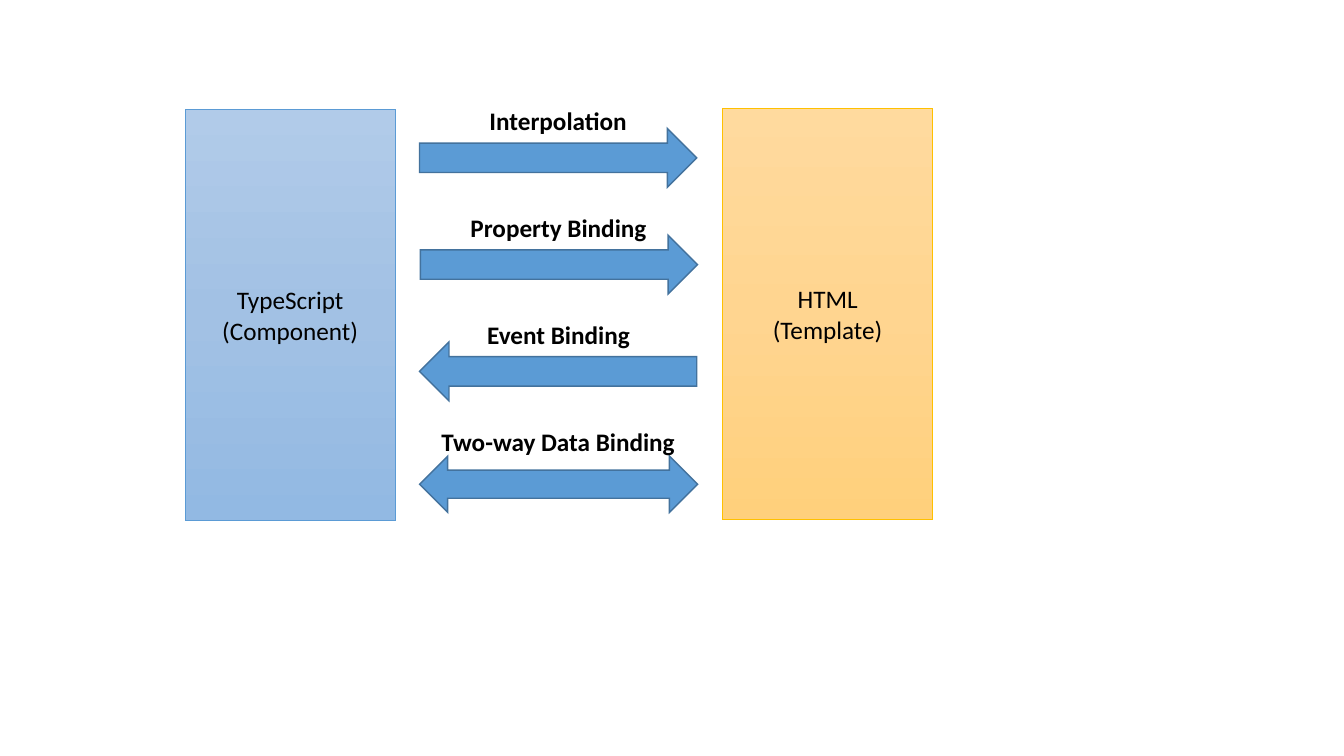
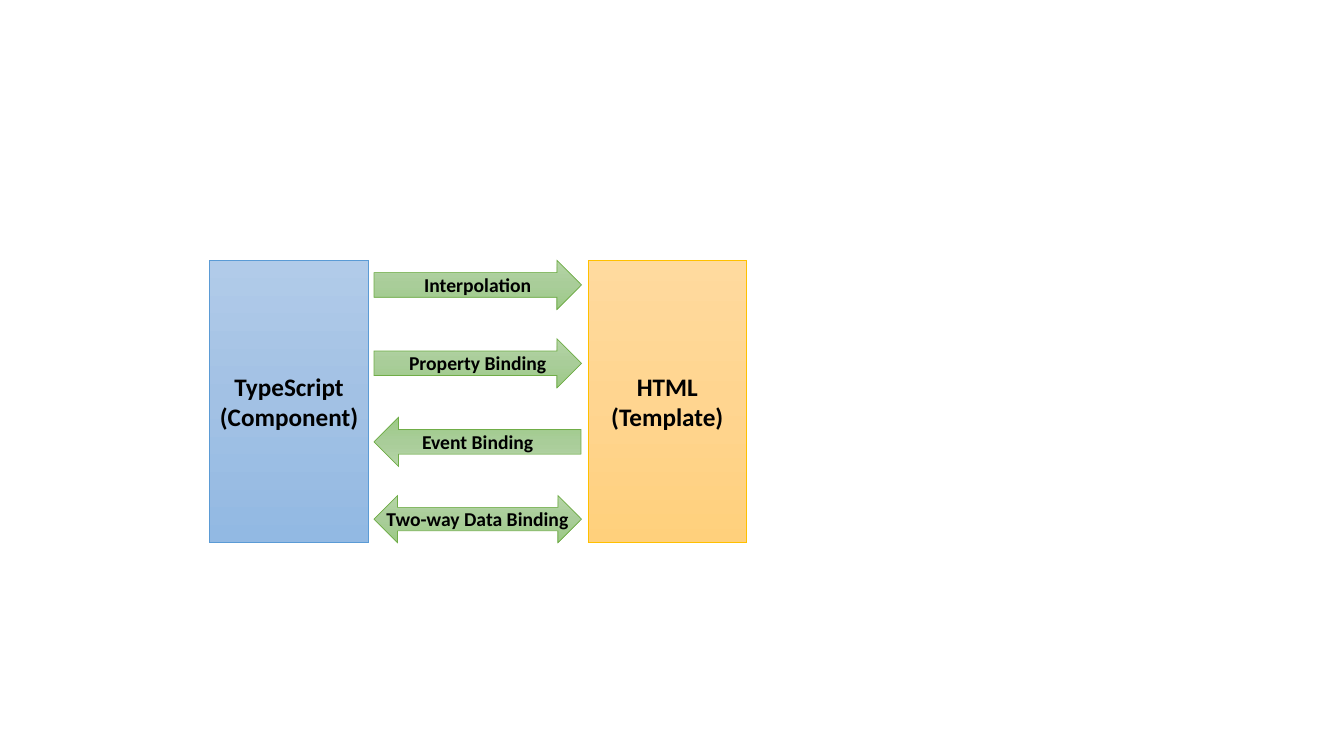
Before and after one commit to johnwu1114/blog-johnwu-cc, a slide deck: slide 10 of source/_assets/Blog動畫.pptx. Drawn at 1344x756 pixels with LibreOffice and Linux fonts; fonts in the diff are those of the drawing. Boxes give left, top, right and bottom in pixels: in the first picture for what was removed or moved away, otherwise in the second. Text is boxed around its words. In the diff, an @@ line names an element or a change of style, - is before the commit and + after.

```diff
--- a/source/_assets/Blog動畫.pptx
+++ b/source/_assets/Blog動畫.pptx
@@ rectangle "TypeScript": place and size @@
-rectangle "TypeScript" at bbox=[186, 109, 395, 520]
+rectangle "TypeScript" at bbox=[210, 260, 368, 542]
@@ rectangle "TypeScript" at bbox=[210, 260, 368, 542]: bold on @@
@@ size 18 to 14 pt in 4 elements at bbox=[386, 512, 569, 532], bbox=[422, 435, 534, 453], bbox=[409, 356, 547, 376], bbox=[424, 278, 531, 298] @@
@@ text "Interpolation": place and size @@
-text "Interpolation" at bbox=[489, 112, 626, 134]
+text "Interpolation" at bbox=[424, 278, 531, 298]
@@ fill #5B9BD5 to gradient #B5D5A7 to #AACE9A to #9CC987; outline #43739E 1 pt to #70AD47 0.5 pt in 4 elements at bbox=[374, 496, 582, 543], bbox=[374, 417, 581, 467], bbox=[374, 339, 582, 388], bbox=[374, 260, 582, 310] @@
@@ right arrow: place and size @@
-right arrow at bbox=[419, 128, 697, 187]
+right arrow at bbox=[374, 260, 582, 310]
@@ rectangle "HTML" at bbox=[588, 260, 746, 542]: bold on @@
@@ rectangle "HTML": place and size @@
-rectangle "HTML" at bbox=[723, 108, 933, 519]
+rectangle "HTML" at bbox=[588, 260, 746, 542]
@@ text "Property Binding": place and size @@
-text "Property Binding" at bbox=[470, 219, 646, 242]
+text "Property Binding" at bbox=[409, 356, 547, 376]
@@ right arrow: place and size @@
-right arrow at bbox=[420, 235, 698, 293]
+right arrow at bbox=[374, 339, 582, 388]
@@ right arrow: place and size @@
-right arrow at bbox=[419, 342, 697, 400]
+right arrow at bbox=[374, 417, 581, 467]
@@ text "Event Binding": place and size @@
-text "Event Binding" at bbox=[487, 326, 630, 349]
+text "Event Binding" at bbox=[422, 435, 534, 453]
@@ text "Two-way Data Binding": place and size @@
-text "Two-way Data Binding" at bbox=[441, 433, 675, 457]
+text "Two-way Data Binding" at bbox=[386, 512, 569, 532]
@@ left right arrow: place and size @@
-left right arrow at bbox=[419, 457, 698, 513]
+left right arrow at bbox=[374, 496, 582, 543]
```
Also in this commit, not shown: 1 slide added, 7 other files.
